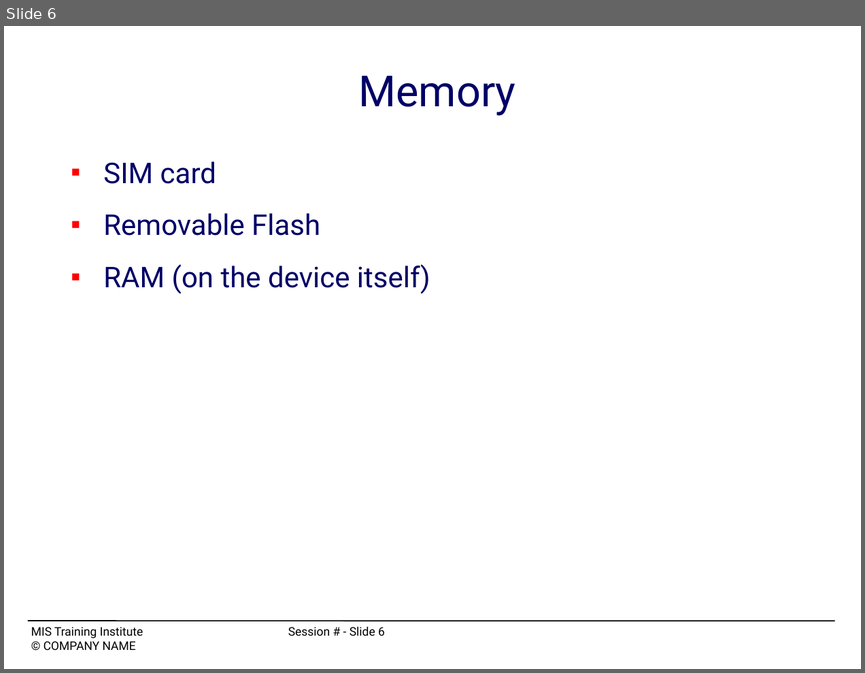
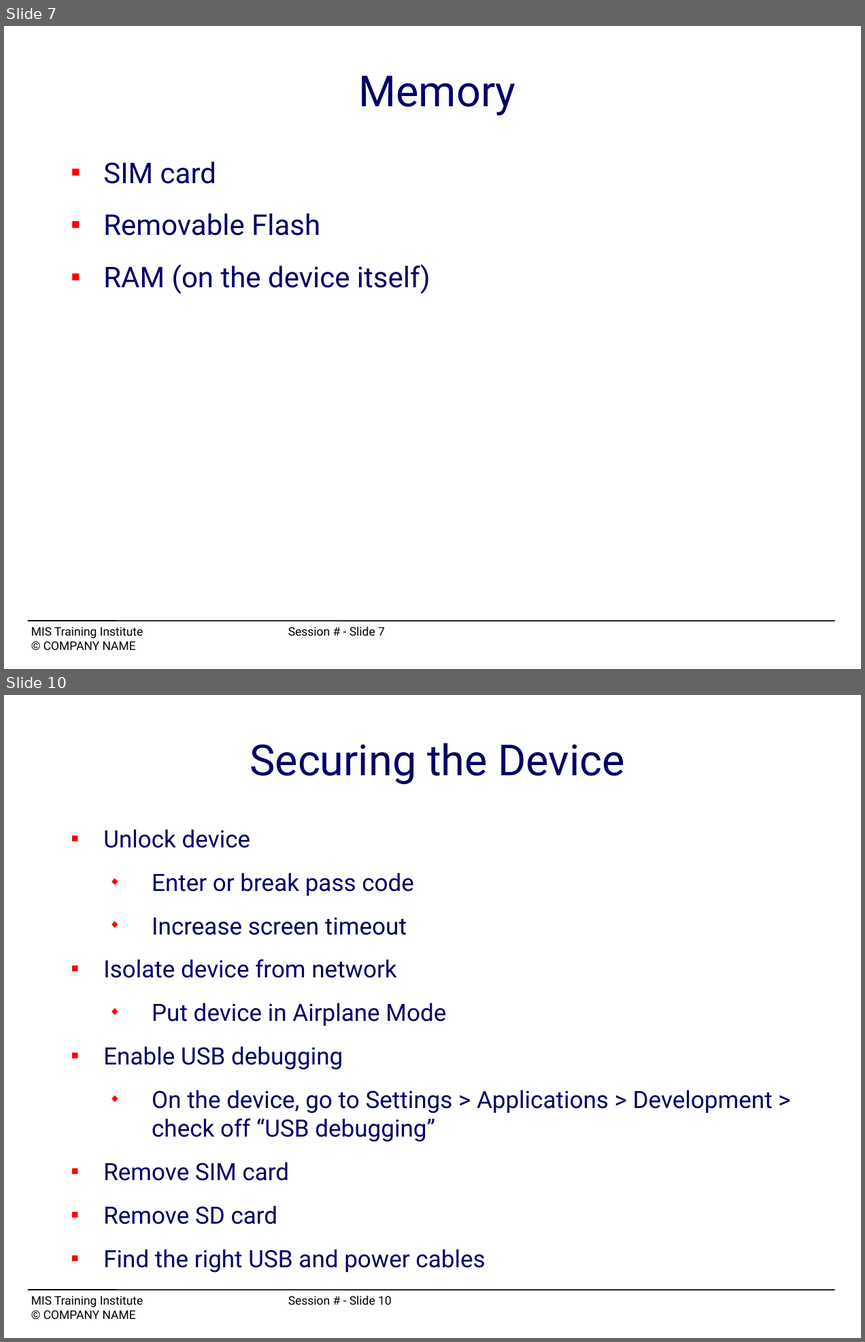
Before and after one commit to mchow01/Security, a slide deck: forensics/android/OS12_C4-mchow.ppt. Shown one above the other, each under a label of ours: slide 6 before the commit, slides 7 and 10 after it; the slides between them are not shown. The pictures are 865x673 and 865x1342 pixels, drawn with LibreOffice and Linux fonts; fonts in the diff are those of the drawing. Boxes give left, top, right and bottom in pixels: in the first picture for what was removed or moved away, otherwise in the second. Text is boxed around its words. In the diff, an @@ line names an element or a change of style, - is before the commit and + after.

```diff
--- a/forensics/android/OS12_C4-mchow.ppt
+++ b/forensics/android/OS12_C4-mchow.ppt
@@ slide 10 added at bbox=[4, 695, 861, 1338], background #FFFFFF; not listed: 2 template elements that a slide beside it also shows @@
@@ title added at bbox=[249, 743, 624, 784], 36 pt, text #000066 @@
+Securing the Device
@@ text added at bbox=[103, 829, 772, 1272], 20 pt, text #000066 @@
+■ Unlock device
+  ◆ Enter or break pass code
+  ◆ Increase screen timeout
+■ Isolate device from network
+  ◆ Put device in Airplane Mode
+■ Enable USB debugging
+  ◆ On the device, go to Settings > Applications > Development > check off “USB debugging”
+■ Remove SIM card
+■ Remove SD card
+■ Find the right USB and power cables
@@ what was slide 6 is now slide 7 @@
@@ text at bbox=[31, 626, 385, 638]: text changed @@
-MIS Training Institute Session # - Slide 6
+MIS Training Institute Session # - Slide 7
```
Also in this commit, not shown: 4 slides changed, 7 other slides added, 7 slides removed, 1 other file.
